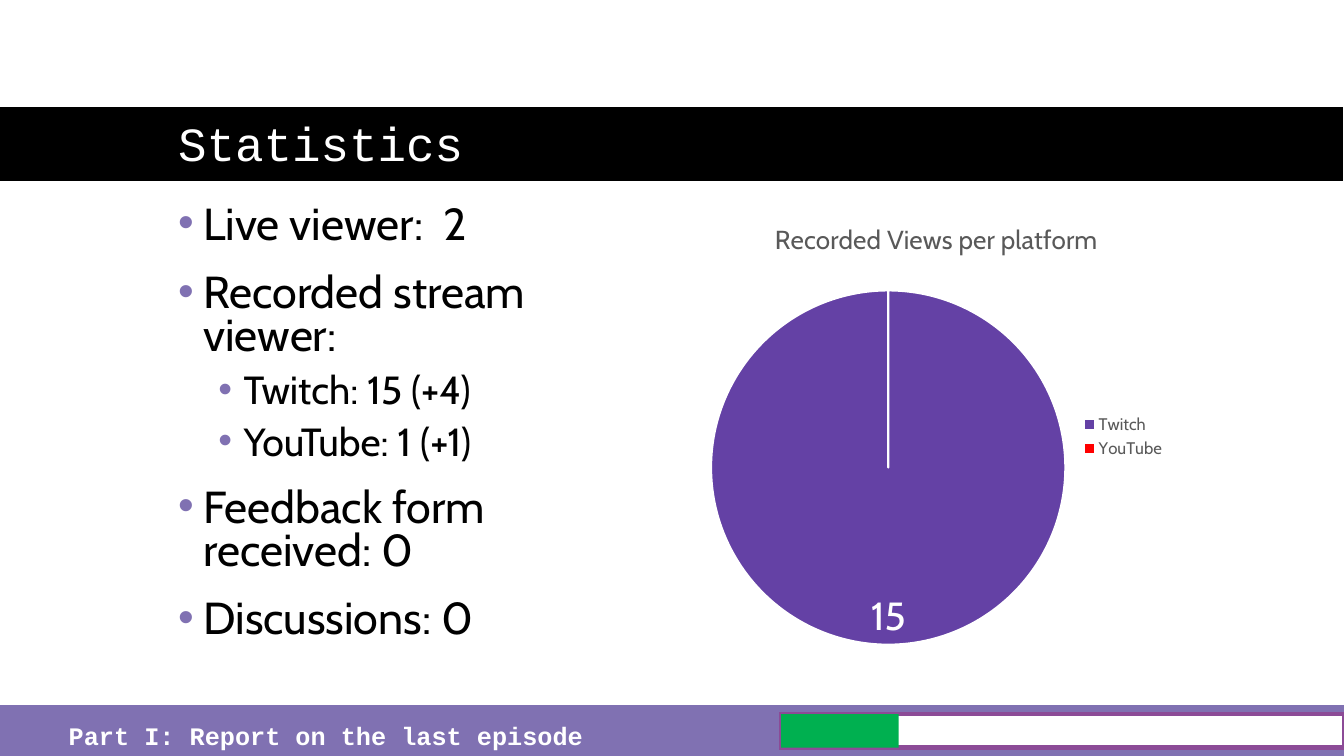
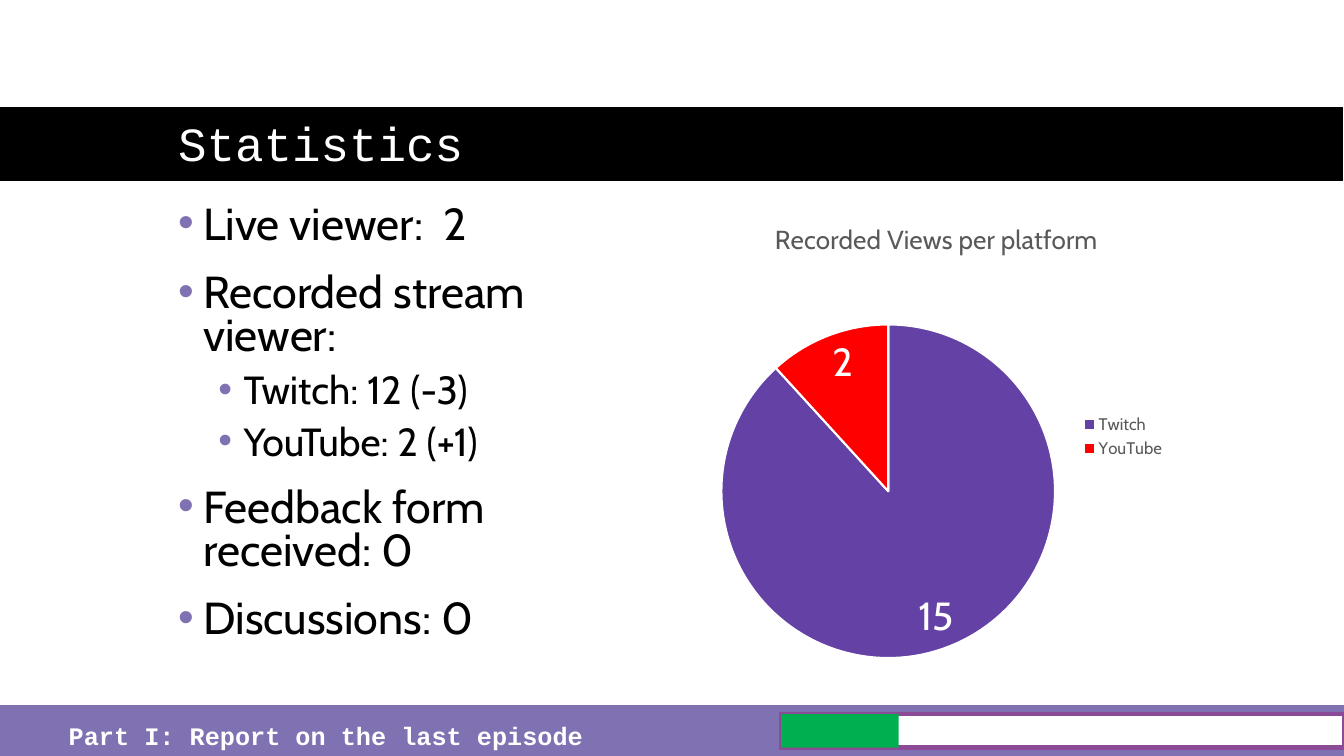
Before and after one commit to just-the-benno/BlazQ, a slide deck: slide 6 of episode6/media/slides-episode-06.pptx. Drawn at 1344x756 pixels with LibreOffice and Linux fonts; fonts in the diff are those of the drawing; background and template pictures are left out. Boxes give left, top, right and bottom in pixels: in the first picture for what was removed or moved away, otherwise in the second. Text is boxed around its words. In the diff, an @@ line names an element or a change of style, - is before the commit and + after.

```diff
--- a/episode6/media/slides-episode-06.pptx
+++ b/episode6/media/slides-episode-06.pptx
@@ pie chart at (x1=698, y1=202, x2=1177, y2=673) @@
@@ Recorded Views per platform, YouTube: 0 to 2 @@
@@ text at (x1=244, y1=374, x2=478, y2=462): text changed @@
-  • Twitch: 15 (+4)
-  • YouTube: 1 (+1)
+  • Twitch: 12 (-3)
+  • YouTube: 2 (+1)
```
Also in this commit, not shown: 3 other slides changed, 2 other files.
